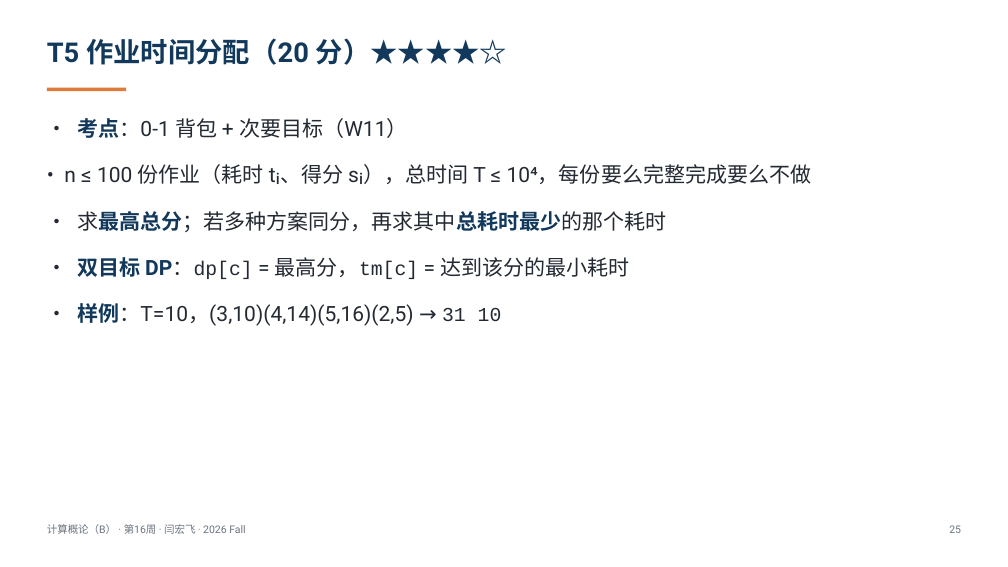
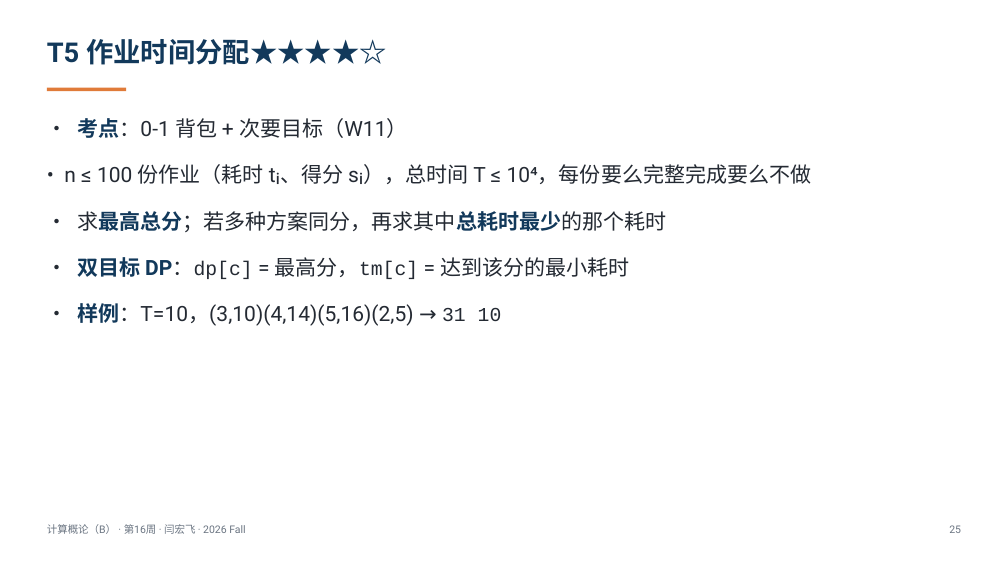
Before and after one commit to GMyhf/2026fall-cs101, a slide deck: slide 25 of courseware/202612_ADS_W16_Review_Final_Machine_Exam.pptx. Drawn at 1008x567 pixels with LibreOffice and Linux fonts; fonts in the diff are those of the drawing. Boxes give left, top, right and bottom in pixels: in the first picture for what was removed or moved away, otherwise in the second. Text is boxed around its words. In the diff, an @@ line names an element or a change of style, - is before the commit and + after.

```diff
--- a/courseware/202612_ADS_W16_Review_Final_Machine_Exam.pptx
+++ b/courseware/202612_ADS_W16_Review_Final_Machine_Exam.pptx
@@ text at bbox=[47, 39, 386, 65]: text changed @@
-T5 作业时间分配（20 分）★★★★☆
+T5 作业时间分配★★★★☆
```
Also in this commit, not shown: 5 other slides changed, 7 other files.
